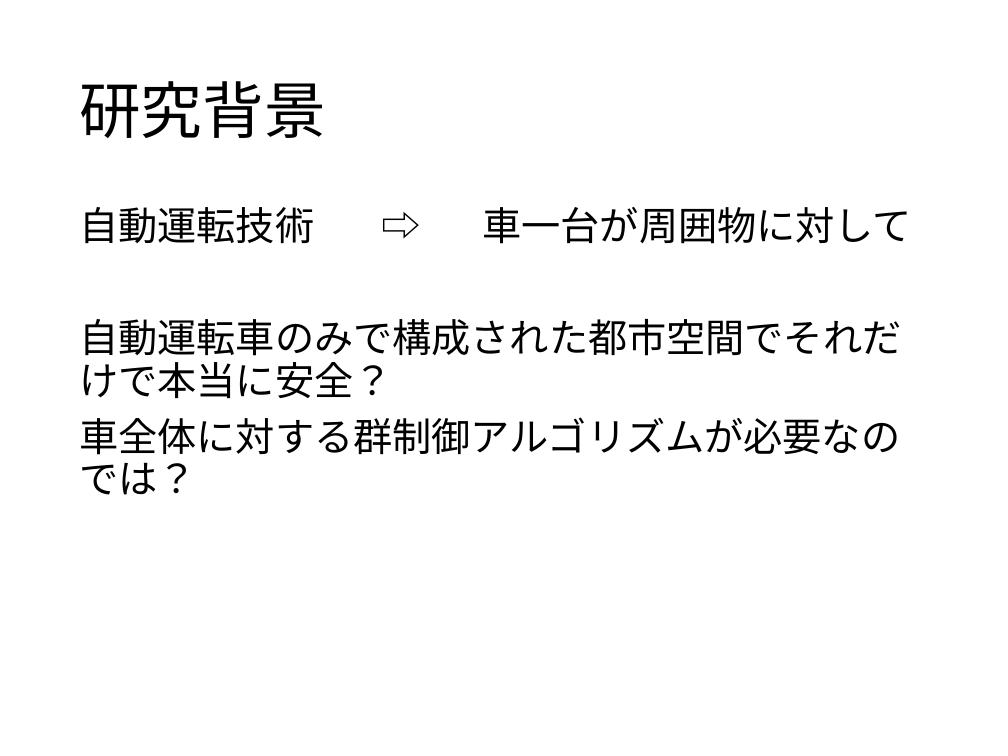
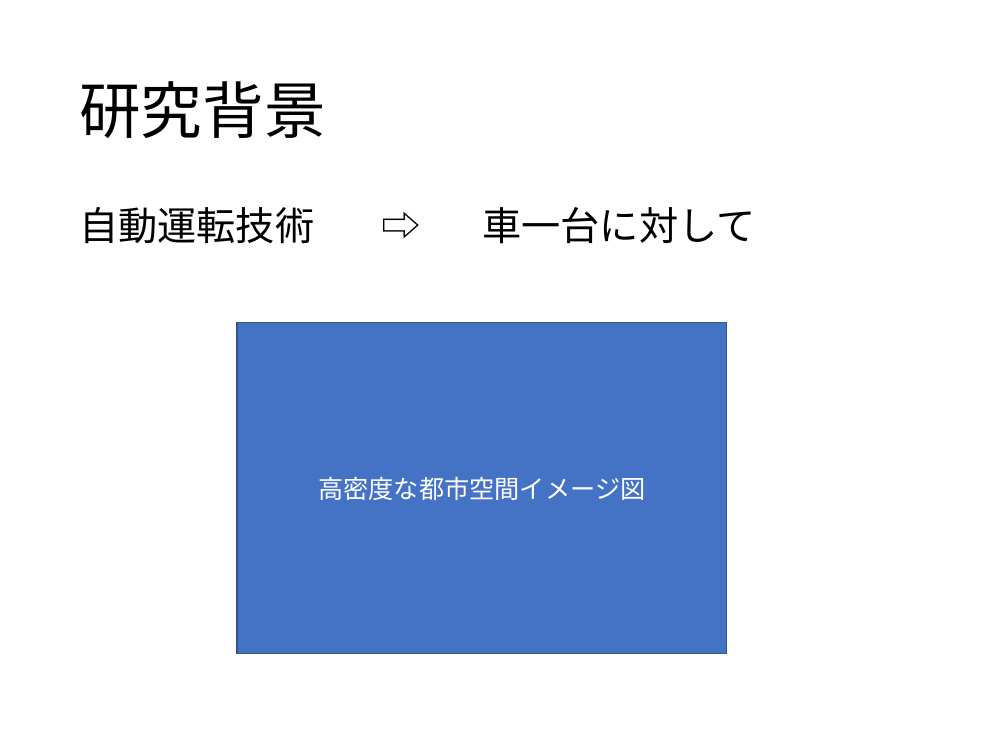
Before and after one commit to Sahara62/graduateResearch, a slide deck: slide 2 of GraduateSlide.pptx. Drawn at 1008x756 pixels with LibreOffice and Linux fonts; fonts in the diff are those of the drawing. Boxes give left, top, right and bottom in pixels: in the first picture for what was removed or moved away, otherwise in the second. Text is boxed around its words. In the diff, an @@ line names an element or a change of style, - is before the commit and + after.

```diff
--- a/GraduateSlide.pptx
+++ b/GraduateSlide.pptx
@@ text at bbox=[79, 207, 756, 244]: text changed @@
-自動運転技術 ⇨ 車一台が周囲物に対して
-自動運転車のみで構成された都市空間でそれだけで本当に安全？
-車全体に対する群制御アルゴリズムが必要なのでは？
+自動運転技術 ⇨ 車一台に対して
@@ rectangle added at bbox=[237, 323, 727, 654], fill #4472C4, outline #325491 1 pt, 18 pt, text #FFFFFF @@
+高密度な都市空間イメージ図
```
Also in this commit, not shown: 9 other slides changed, 1 slide added, 1 other file.
